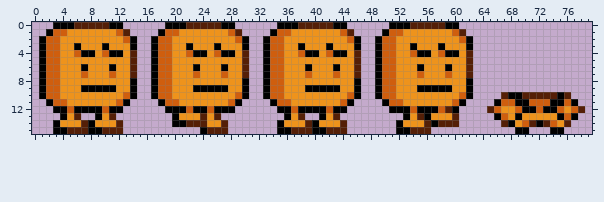
Sprite sheet -- images/enemies/gomp.png. That is the earlier state.
The file is 80x16 pixels.
Now the later version:
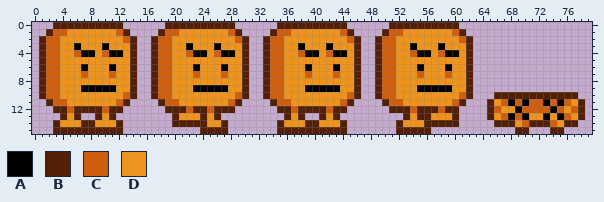
Palette (. is transparent): A #000000  B #541f07  C #cf5e0e  D #ee931c
Edits made:
Colour C becomes colour A in row 11 at x 68 and 73; in row 12 at x 69.
Colour D becomes colour A in row 13 at x 68, 70 and 73.
The author put colour B in row 10 at x 66 and 77; in row 11 at x 65 and 78; in row 13 at x 65 and 78; in row 14 at x 66 and 77.
Colour A becomes colour B in row 0 at x 3 to 5, 11 to 12, 19 to 21, 27 to 28, 35 to 37, 43 to 44, 51 to 53 and 59 to 60; in row 1 at x 2, 18, 34 and 50; in rows 2 to 3 at x 1, 14, 17, 30, 33, 46, 49 and 62; in rows 4 to 7 at x 1, 17, 33 and 49; in rows 8 to 9 at x 1, 14, 17, 30, 33, 46, 49 and 62; in row 10 at x 1, 14, 17, 30, 33, 46, 49, 62, 68 to 69 and 75.
Colour A becomes colour B in row 11 at x 2, 13, 18, 29, 34, 45, 50 and 61; in row 12 at x 3 to 4, 6 to 9, 11 to 12, 19 to 21, 23 to 24, 26 to 28, 35 to 36, 38 to 41, 43 to 44, 51 to 53, 55 to 57 and 60; in row 13 at x 4, 9, 20, 36, 41, 53 and 56; in row 14 at x 3, 8, 20 to 21, 35, 40, 52, 57, 68 and 72; in row 15 at x 3 to 4, 8 to 9, 24, 35 to 36, 40 to 41, 52 to 53, 69 to 70 and 74 to 75.
Colour A becomes colour C in row 11 at x 69 and 74; in row 12 at x 70 to 71 and 73; in row 13 at x 69.
Colour A becomes colour D in row 11 at x 66 and 77; in row 13 at x 66 and 77.
Where, in picture pixels (left, top, right, bottom), the same in both pictures:
changed: (39, 22, 585, 134)
